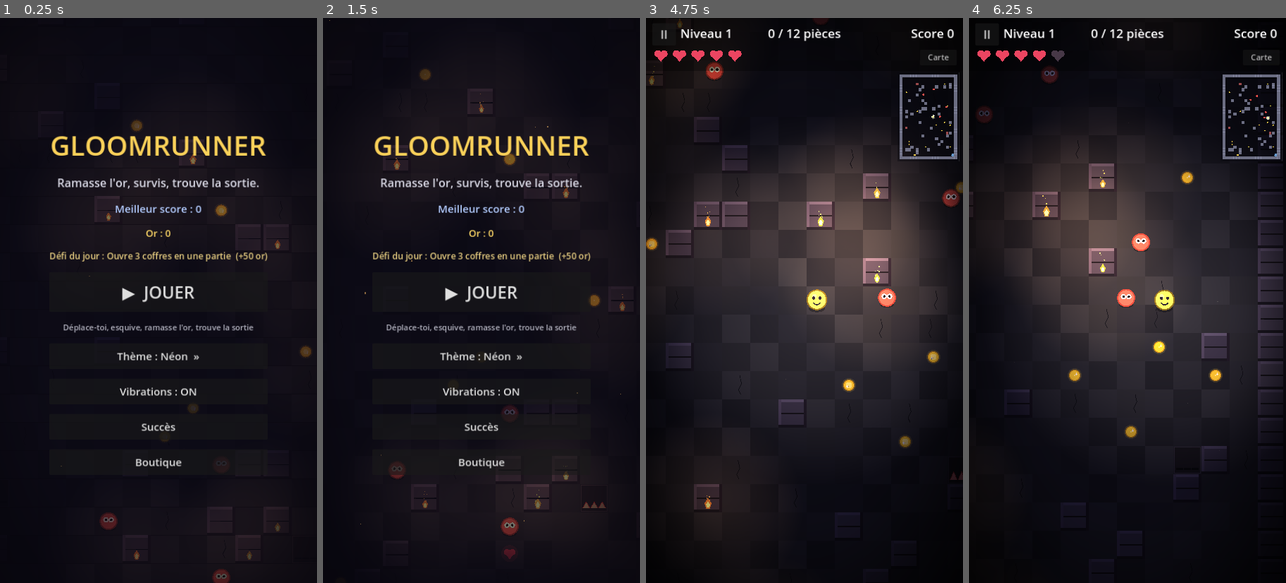
Above: before the commit, frames 1-4 (left to right).
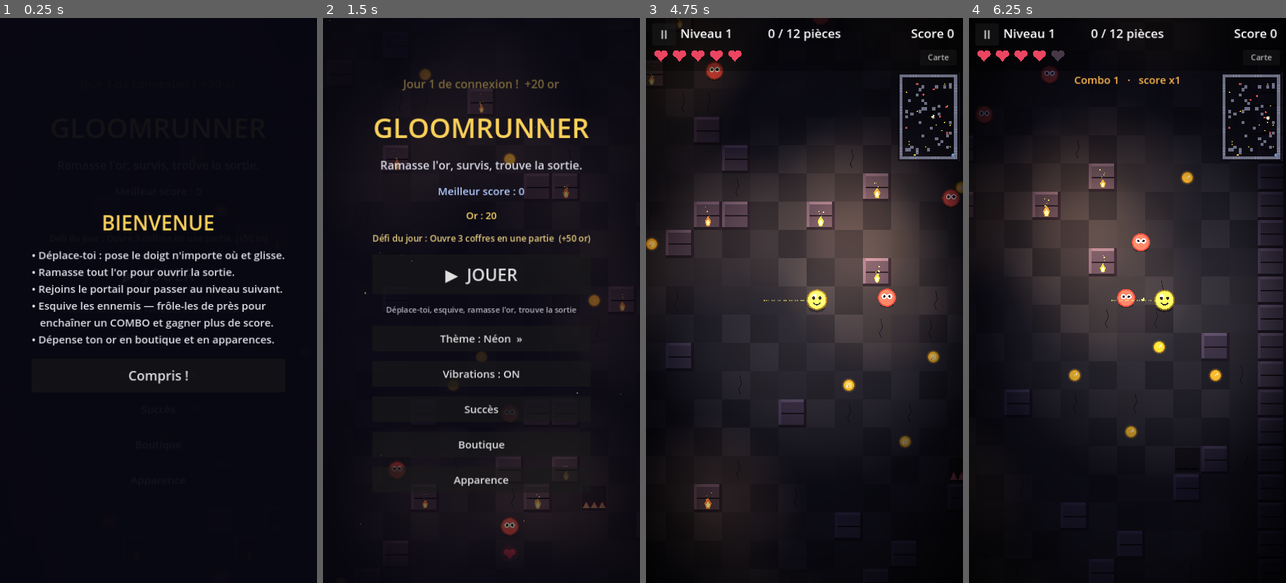
Above: after the commit, the same moments.

Repository: keerigan/godot-dungeon
Game: Godot game, scene res://scenes/Main.tscn
Same seed, same stepped clock (60 frames per second), same inputs: the game is played once before the commit and once after it.
Inputs (mouse positions are in pixels of both pictures, inside the frame that each line leads up to):
- Up to frame 1 (0.25 s): no input
- Up to frame 2 (1.5 s): click (481, 481) at 0.5 s, where only the run after the commit has a clickable "Apparence"; click (481, 373) at 1.25 s, where only the run after the commit has a clickable "Compris !"
- Up to frame 3 (4.75 s): click "▶ JOUER" at 2 s; click "II" at 2.75 s; click "Recommencer" at 3.5 s; tap Enter at 4.25 s; move the mouse to (874, 272) at 4.27 s; hold D from 4.28 s (still down); tap E at 4.35 s; click (874, 272) at 4.42 s
- Up to frame 4 (6.25 s): release D at 5 s; drag from (1064, 328) to (1282, 385) at 5.02 s; move the mouse to (1159, 176) at 5.77 s; hold D from 5.78 s (still down); tap E at 5.85 s; click (1159, 176) at 5.92 s

The runs differ from the first frame. In frame 1, 9.7% of the frame differs, in the area x 10-99%, y 18-100%; in frame 2, 7.8%; in frame 3, less than 0.1%; in frame 4, 0.2%.

Commit message:
Rétention : combo/frôlements, skins, bilan de partie, tuto + streak quotidien
Quatre ajouts pour attirer/garder le joueur :

- Combo / frôlements : esquiver un ennemi de justesse (sans se faire toucher)
  enchaîne un combo qui multiplie la valeur des pièces (jusqu'à x5). Indicateur
  de combo dans le HUD, remis à zéro en cas de dégât ou après 6 s sans frôlement.
- Apparences (skins) de la lueur, achetées avec l'or, avec traînée assortie ;
  menu « Apparence » sur l'écran-titre, choix persisté.
- Bilan de fin de partie enrichi (pièces ramassées, frôlements, ennemis,
  coffres, record battu).
- Tutoriel au premier lancement + récompense de connexion quotidienne (streak
  15..50 or selon les jours consécutifs).

Validé : import + rendu des 4 écrans (combo, bilan, apparence, tuto) vérifiés
au rendu réel (xvfb + OpenGL).

Co-Authored-By: Claude Opus 4.8 <noreply@anthropic.com>
Claude-Session: https://claude.ai/code/session_01WATrZWmuEbz921xMfBvaBQ

Diff:
--- a/scripts/Game.gd
+++ b/scripts/Game.gd
@@ -149,6 +149,37 @@
 var daily_done_key := ""             ## Clé du jour où le défi a été réussi
 var _run_kills := 0                  ## Ennemis éliminés dans la partie en cours
 var _run_chests := 0                 ## Coffres ouverts dans la partie en cours
+var _run_grazes := 0                 ## Frôlements réussis dans la partie en cours
+var _run_coins_collected := 0        ## Pièces ramassées dans la partie en cours
+
+# Combo / frôlements
+var _combo := 0                      ## Nombre de frôlements enchaînés
+var _combo_tier := 1                 ## Palier de multiplicateur atteint
+var _combo_timer := 0.0              ## Temps avant expiration du combo
+
+# Skins (apparence de la lueur, achetés avec l'or)
+const SKINS: Array = [
+	{"id": "or", "name": "Lueur dorée", "price": 0,
+	 "body": Color(0.95, 0.85, 0.30), "rim": Color(0.35, 0.30, 0.10), "trail": Color(1.0, 0.8, 0.35)},
+	{"id": "cyan", "name": "Lueur cyan", "price": 120,
+	 "body": Color(0.55, 0.9, 1.0), "rim": Color(0.12, 0.32, 0.42), "trail": Color(0.4, 0.85, 1.0)},
+	{"id": "violet", "name": "Lueur violette", "price": 180,
+	 "body": Color(0.74, 0.56, 1.0), "rim": Color(0.26, 0.16, 0.42), "trail": Color(0.66, 0.46, 1.0)},
+	{"id": "emeraude", "name": "Lueur émeraude", "price": 240,
+	 "body": Color(0.46, 0.95, 0.62), "rim": Color(0.12, 0.36, 0.22), "trail": Color(0.42, 0.95, 0.62)},
+	{"id": "rose", "name": "Lueur rose", "price": 320,
+	 "body": Color(1.0, 0.56, 0.82), "rim": Color(0.4, 0.16, 0.3), "trail": Color(1.0, 0.5, 0.8)},
+	{"id": "spectre", "name": "Spectre", "price": 500,
+	 "body": Color(0.95, 0.97, 1.0), "rim": Color(0.42, 0.47, 0.57), "trail": Color(0.9, 0.95, 1.0)},
+]
+var owned_skins: Dictionary = {"or": true}   ## Skins débloqués
+var current_skin := "or"                      ## Skin sélectionné
+var _player_trail: CPUParticles2D             ## Traînée du héros (couleur du skin)
+
+# Connexion quotidienne
+var login_streak := 0                ## Jours de connexion consécutifs
+var last_login_day := 0              ## Numéro de jour de la dernière connexion
+var seen_tuto := false               ## Tutoriel du premier lancement déjà vu ?
 
 # Éclairage / ambiance
 var _light_tex: GradientTexture2D
@@ -186,6 +217,7 @@
 var score_label: Label
 var hearts: HeartsBar
 var minimap: Minimap
+var combo_label: Label
 var flash_label: Label
 var title_root: Control
 var title_best: Label
@@ -199,6 +231,10 @@
 var shop_root: Control
 var _shop_list: VBoxContainer
 var _shop_gold_label: Label
+var skins_root: Control
+var _skins_list: VBoxContainer
+var _skins_gold_label: Label
+var tutorial_root: Control
 var title_gold: Label
 var _ach_list: VBoxContainer
 var _toast_label: Label
@@ -220,6 +256,7 @@
 
 	_build_ui()
 	_create_player()
+	_apply_skin()
 	Sfx.play_music()
 
 	state = State.TITLE
@@ -228,6 +265,10 @@
 	build_level()
 	title_root.visible = true
 	hud_root.visible = false
+
+	_check_login_streak()
+	if not seen_tuto:
+		tutorial_root.visible = true
 
 
 func _unhandled_input(event: InputEvent) -> void:
@@ -277,7 +318,29 @@
 					add_shake(7.0)
 					_vibrate(120)
 					_damage_free_level = false
+					_reset_combo()
 				break
+
+	# Frôlements (combo) : un ennemi qui entre puis ressort de la zone proche
+	# sans toucher le joueur rapporte un combo (multiplicateur de score).
+	if player.invuln <= 0.0:
+		for e in enemies:
+			if not is_instance_valid(e) or e.frozen:
+				continue
+			var d := player.global_position.distance_to(e.global_position)
+			var graze_r := Player.RADIUS + e.radius + 18.0
+			var hit_r := Player.RADIUS + e.radius - 4.0
+			var was_near: bool = e.get_meta("grz", false)
+			if d <= graze_r and d > hit_r:
+				e.set_meta("grz", true)
+			elif was_near and d > graze_r:
+				e.set_meta("grz", false)
+				_register_graze((player.global_position + e.global_position) * 0.5)
+	# Expiration du combo si plus de frôlement depuis un moment
+	if _combo > 0:
+		_combo_timer -= delta
+		if _combo_timer <= 0.0:
+			_reset_combo()
 
 	# Pièges dangereux -> blessent le joueur ET les ennemis
 	for t in traps:
@@ -291,6 +354,7 @@
 				add_shake(6.0)
 				_vibrate(120)
 				_damage_free_level = false
+				_reset_combo()
 		var survivors: Array[Enemy] = []
 		for e in enemies:
 			if not is_instance_valid(e):
@@ -330,6 +394,10 @@
 	_refresh_item_button()
 	_run_kills = 0
 	_run_chests = 0
+	_run_grazes = 0
+	_run_coins_collected = 0
+	_reset_combo()
+	_apply_skin()
 	player.visible = true
 	build_level()
 
@@ -493,10 +561,14 @@
 		if is_instance_valid(e):
 			e.target = null
 	_vibrate(300)
-	if player.coins > best_score:
-		best_score = player.coins
+	_reset_combo()
 	var run := player.coins
-	gameover_score.text = "Score : %d   ·   Niveau %d\nMeilleur : %d\n+%d or en banque" % [run, level, best_score, run]
+	var new_best := run > best_score
+	if new_best:
+		best_score = run
+	var best_line := "Nouveau record !  %d" % best_score if new_best else "Meilleur : %d" % best_score
+	gameover_score.text = "Score : %d   ·   Niveau %d\n%s\nPièces ramassées : %d   ·   Frôlements : %d\nEnnemis éliminés : %d   ·   Coffres : %d\n+%d or en banque" % [
+		run, level, best_line, _run_coins_collected, _run_grazes, _run_kills, _run_chests, run]
 	_bank_run()
 	gameover_root.visible = true
 
@@ -504,6 +576,11 @@
 func _on_coin_collected(pos: Vector2) -> void:
 	Sfx.play(Sfx.coin)
 	player.add_coin()
+	# Bonus de combo : le multiplicateur augmente la valeur des pièces
+	var mult := _combo_mult()
+	if mult > 1:
+		player.coins += mult - 1
+	_run_coins_collected += 1
 	_stat_add("coins", 1)
 	coins_left -= 1
 	_burst(pos, Color(1.0, 0.85, 0.3), 8, 150.0, 0.4)
@@ -512,6 +589,46 @@
 	_check_daily()
 	if coins_left <= 0:
 		_open_exit()
+
+
+# ---------------------------------------------------------------------------
+# Combo / frôlements
+# ---------------------------------------------------------------------------
+
+func _combo_mult() -> int:
+	return clampi(1 + _combo / 4, 1, 5)
+
+
+func _register_graze(pos: Vector2) -> void:
+	_combo += 1
+	_run_grazes += 1
+	_combo_timer = 6.0
+	_stat_add("grazes", 1)
+	_burst(pos, player.trail_color, 5, 90.0, 0.28)
+	var tier := _combo_mult()
+	if tier > _combo_tier:
+		_combo_tier = tier
+		_flash("Combo  x%d" % tier)
+		Sfx.play(Sfx.powerup)
+		_vibrate(25)
+	_update_combo_label()
+
+
+func _reset_combo() -> void:
+	_combo = 0
+	_combo_tier = 1
+	_combo_timer = 0.0
+	_update_combo_label()
+
+
+func _update_combo_label() -> void:
+	if combo_label == null:
+		return
+	if _combo <= 0:
+		combo_label.visible = false
+	else:
+		combo_label.visible = true
+		combo_label.text = "Combo %d   ·   score x%d" % [_combo, _combo_mult()]
 
 
 func _on_powerup(kind: int) -> void:
@@ -925,6 +1042,21 @@
 	player.coins_changed.connect(func(_c): _update_hud())
 	add_child(player)
 
+	# Traînée du héros (couleur selon le skin)
+	_player_trail = CPUParticles2D.new()
+	_player_trail.amount = 20
+	_player_trail.lifetime = 0.5
+	_player_trail.local_coords = false   # les particules restent dans le monde -> traînée
+	_player_trail.emitting = true
+	_player_trail.spread = 6.0
+	_player_trail.gravity = Vector2.ZERO
+	_player_trail.initial_velocity_min = 0.0
+	_player_trail.initial_velocity_max = 0.0
+	_player_trail.scale_amount_min = 2.5
+	_player_trail.scale_amount_max = 4.5
+	_player_trail.z_index = 2
+	player.add_child(_player_trail)
+
 	_player_light = PointLight2D.new()
 	_player_light.texture = _light_tex
 	_player_light.texture_scale = 3.3
@@ -1156,6 +1288,17 @@
 	map_toggle.pressed.connect(func() -> void: minimap.visible = not minimap.visible)
 	hud_root.add_child(map_toggle)
 
+	# Indicateur de combo (frôlements) : visible seulement pendant un combo
+	combo_label = Label.new()
+	combo_label.horizontal_alignment = HORIZONTAL_ALIGNMENT_CENTER
+	combo_label.add_theme_font_size_override("font_size", 24)
+	combo_label.add_theme_color_override("font_color", Color(1.0, 0.72, 0.3))
+	combo_label.size = Vector2(720, 34)
+	combo_label.position = Vector2(0, 122)
+	combo_label.mouse_filter = Control.MOUSE_FILTER_IGNORE
+	combo_label.visible = false
+	hud_root.add_child(combo_label)
+
 	flash_label = Label.new()
 	flash_label.add_theme_font_size_override("font_size", 54)
 	flash_label.horizontal_alignment = HORIZONTAL_ALIGNMENT_CENTER
@@ -1193,6 +1336,8 @@
 	_build_achievements_ui()
 	_build_pause_ui()
 	_build_shop_ui()
+	_build_skins_ui()
+	_build_tutorial_ui()
 
 
 func _build_vignette() -> void:
@@ -1346,6 +1491,14 @@
 	shop_btn.pressed.connect(_open_shop)
 	box.add_child(shop_btn)
 
+	var skins_btn := Button.new()
+	skins_btn.text = "Apparence"
+	skins_btn.add_theme_font_size_override("font_size", 24)
+	skins_btn.custom_minimum_size = Vector2(300, 58)
+	skins_btn.focus_mode = Control.FOCUS_NONE
+	skins_btn.pressed.connect(_open_skins)
+	box.add_child(skins_btn)
+
 	_refresh_best_labels()
 
 
@@ -1500,6 +1653,203 @@
 	shop_root.visible = true
 
 
+# ---------------------------------------------------------------------------
+# Apparence (skins de la lueur)
+# ---------------------------------------------------------------------------
+
+func _skin_by_id(id: String) -> Dictionary:
+	for s in SKINS:
+		if s["id"] == id:
+			return s
+	return SKINS[0]
+
+
+func _apply_skin() -> void:
+	var s := _skin_by_id(current_skin)
+	if player != null:
+		player.body_color = s["body"]
+		player.rim_color = s["rim"]
+		player.trail_color = s["trail"]
+		player.queue_redraw()
+	if _player_trail != null:
+		var t: Color = s["trail"]
+		_player_trail.color = Color(t.r, t.g, t.b, 0.45)
+
+
+func _build_skins_ui() -> void:
+	skins_root = Control.new()
+	skins_root.set_anchors_preset(Control.PRESET_FULL_RECT)
+	skins_root.mouse_filter = Control.MOUSE_FILTER_STOP
+	skins_root.visible = false
+	ui_layer.add_child(skins_root)
+
+	var dim := ColorRect.new()
+	dim.color = Color(0.03, 0.03, 0.07, 0.92)
+	dim.set_anchors_preset(Control.PRESET_FULL_RECT)
+	skins_root.add_child(dim)
+
+	var center := CenterContainer.new()
+	center.set_anchors_preset(Control.PRESET_FULL_RECT)
+	skins_root.add_child(center)
+
+	var box := VBoxContainer.new()
+	box.alignment = BoxContainer.ALIGNMENT_CENTER
+	box.add_theme_constant_override("separation", 16)
+	center.add_child(box)
+
+	var title := Label.new()
+	title.text = "APPARENCE"
+	title.horizontal_alignment = HORIZONTAL_ALIGNMENT_CENTER
+	title.add_theme_font_size_override("font_size", 48)
+	title.add_theme_color_override("font_color", Color(0.98, 0.82, 0.35))
+	box.add_child(title)
+
+	_skins_gold_label = Label.new()
+	_skins_gold_label.horizontal_alignment = HORIZONTAL_ALIGNMENT_CENTER
+	_skins_gold_label.add_theme_font_size_override("font_size", 26)
+	_skins_gold_label.add_theme_color_override("font_color", Color(1.0, 0.85, 0.4))
+	box.add_child(_skins_gold_label)
+
+	_skins_list = VBoxContainer.new()
+	_skins_list.add_theme_constant_override("separation", 10)
+	box.add_child(_skins_list)
+
+	var close := Button.new()
+	close.text = "  Fermer  "
+	close.add_theme_font_size_override("font_size", 28)
+	close.custom_minimum_size = Vector2(220, 64)
+	close.focus_mode = Control.FOCUS_NONE
+	close.pressed.connect(func(): skins_root.visible = false)
+	box.add_child(close)
+
+
+func _open_skins() -> void:
+	_skins_gold_label.text = "Or : %d" % gold
+	for c in _skins_list.get_children():
+		c.queue_free()
+	for s in SKINS:
+		var id: String = s["id"]
+		var owned: bool = owned_skins.has(id)
+		var selected: bool = current_skin == id
+		var price: int = int(s["price"])
+		var b := Button.new()
+		var suffix := ""
+		if selected:
+			suffix = "   —   SÉLECTIONNÉ"
+		elif owned:
+			suffix = "   —   Choisir"
+		else:
+			suffix = "   —   %d or" % price
+		b.text = s["name"] + suffix
+		b.add_theme_font_size_override("font_size", 22)
+		b.custom_minimum_size = Vector2(460, 62)
+		b.focus_mode = Control.FOCUS_NONE
+		b.add_theme_color_override("font_color", s["body"])
+		b.disabled = selected or (not owned and gold < price)
+		b.pressed.connect(_skin_action.bind(id))
+		_skins_list.add_child(b)
+	skins_root.visible = true
+
+
+func _skin_action(id: String) -> void:
+	var s := _skin_by_id(id)
+	if owned_skins.has(id):
+		current_skin = id
+	else:
+		if gold < int(s["price"]):
+			return
+		gold -= int(s["price"])
+		owned_skins[id] = true
+		current_skin = id
+		Sfx.play(Sfx.powerup)
+	_vibrate(30)
+	_apply_skin()
+	_save_prefs()
+	_open_skins()
+
+
+# ---------------------------------------------------------------------------
+# Tutoriel (premier lancement) & connexion quotidienne
+# ---------------------------------------------------------------------------
+
+func _build_tutorial_ui() -> void:
+	tutorial_root = Control.new()
+	tutorial_root.set_anchors_preset(Control.PRESET_FULL_RECT)
+	tutorial_root.mouse_filter = Control.MOUSE_FILTER_STOP
+	tutorial_root.visible = false
+	ui_layer.add_child(tutorial_root)
+
+	var dim := ColorRect.new()
+	dim.color = Color(0.03, 0.03, 0.07, 0.95)
+	dim.set_anchors_preset(Control.PRESET_FULL_RECT)
+	tutorial_root.add_child(dim)
+
+	var center := CenterContainer.new()
+	center.set_anchors_preset(Control.PRESET_FULL_RECT)
+	tutorial_root.add_child(center)
+
+	var box := VBoxContainer.new()
+	box.alignment = BoxContainer.ALIGNMENT_CENTER
+	box.add_theme_constant_override("separation", 22)
+	center.add_child(box)
+
+	var title := Label.new()
+	title.text = "BIENVENUE"
+	title.horizontal_alignment = HORIZONTAL_ALIGNMENT_CENTER
+	title.add_theme_font_size_override("font_size", 46)
+	title.add_theme_color_override("font_color", Color(0.98, 0.82, 0.35))
+	box.add_child(title)
+
+	var body := Label.new()
+	body.text = "• Déplace-toi : pose le doigt n'importe où et glisse.\n" \
+		+ "• Ramasse tout l'or pour ouvrir la sortie.\n" \
+		+ "• Rejoins le portail pour passer au niveau suivant.\n" \
+		+ "• Esquive les ennemis — frôle-les de près pour\n" \
+		+ "   enchaîner un COMBO et gagner plus de score.\n" \
+		+ "• Dépense ton or en boutique et en apparences."
+	body.horizontal_alignment = HORIZONTAL_ALIGNMENT_LEFT
+	body.add_theme_font_size_override("font_size", 24)
+	body.add_theme_color_override("font_color", Color(0.88, 0.88, 0.92))
+	box.add_child(body)
+
+	var ok := Button.new()
+	ok.text = "  Compris !  "
+	ok.add_theme_font_size_override("font_size", 30)
+	ok.custom_minimum_size = Vector2(280, 76)
+	ok.focus_mode = Control.FOCUS_NONE
+	ok.pressed.connect(_close_tutorial)
+	box.add_child(ok)
+
+
+func _close_tutorial() -> void:
+	tutorial_root.visible = false
+	seen_tuto = true
+	_save_prefs()
+
+
+func _day_number() -> int:
+	var d := Time.get_date_dict_from_system()
+	var unix := Time.get_unix_time_from_datetime_dict({
+		"year": d.year, "month": d.month, "day": d.day,
+		"hour": 0, "minute": 0, "second": 0})
+	return int(unix / 86400)
+
+
+func _check_login_streak() -> void:
+	var today := _day_number()
+	if last_login_day == today:
+		return   # déjà connecté aujourd'hui
+	if last_login_day == today - 1:
+		login_streak += 1
+	else:
+		login_streak = 1
+	last_login_day = today
+	var reward := 15 + 5 * mini(login_streak, 7)   # 20..50 or
+	gold += reward
+	_save_prefs()
+	_queue_toast("Jour %d de connexion !  +%d or" % [login_streak, reward])
+
+
 func _build_pause_ui() -> void:
 	pause_root = Control.new()
 	pause_root.set_anchors_preset(Control.PRESET_FULL_RECT)
@@ -1750,6 +2100,15 @@
 		up_shield = bool(cfg.get_value("shop", "shield", false))
 		up_lucky = bool(cfg.get_value("shop", "lucky", false))
 		daily_done_key = str(cfg.get_value("daily", "done_key", ""))
+		owned_skins = {"or": true}
+		for id in cfg.get_value("skins", "owned", ["or"]):
+			owned_skins[id] = true
+		current_skin = str(cfg.get_value("skins", "current", "or"))
+		if not owned_skins.has(current_skin):
+			current_skin = "or"
+		login_streak = int(cfg.get_value("daily", "streak", 0))
+		last_login_day = int(cfg.get_value("daily", "last_day", 0))
+		seen_tuto = bool(cfg.get_value("options", "seen_tuto", false))
 
 
 func _save_prefs() -> void:
@@ -1764,6 +2123,11 @@
 	cfg.set_value("shop", "shield", up_shield)
 	cfg.set_value("shop", "lucky", up_lucky)
 	cfg.set_value("daily", "done_key", daily_done_key)
+	cfg.set_value("skins", "owned", owned_skins.keys())
+	cfg.set_value("skins", "current", current_skin)
+	cfg.set_value("daily", "streak", login_streak)
+	cfg.set_value("daily", "last_day", last_login_day)
+	cfg.set_value("options", "seen_tuto", seen_tuto)
 	cfg.save(SAVE_PATH)
 	_refresh_best_labels()
 
--- a/scripts/Player.gd
+++ b/scripts/Player.gd
@@ -23,6 +23,9 @@
 var _bob := 0.0                           ## Animation de balancement
 var _blink := 0.0                         ## Temps restant d'un clignement
 var _blink_cd := 3.0                      ## Délai avant le prochain clignement
+var body_color := Color(0.95, 0.85, 0.30) ## Couleur du héros (skin)
+var rim_color := Color(0.35, 0.30, 0.10)  ## Contour du héros (skin)
+var trail_color := Color(1.0, 0.8, 0.3)   ## Couleur de la traînée (skin)
 
 func _ready() -> void:
 	collision_layer = 2   # Le joueur est sur la "couche 2"
@@ -134,10 +137,10 @@
 		return
 
 	var c := Vector2(0, sin(_bob) * 2.0)   # léger balancement
-	draw_circle(c, RADIUS, Color(0.95, 0.85, 0.30))
-	draw_arc(c, RADIUS, 0.0, TAU, 32, Color(0.35, 0.30, 0.10), 3.0)
+	draw_circle(c, RADIUS, body_color)
+	draw_arc(c, RADIUS, 0.0, TAU, 32, rim_color, 3.0)
 	# Reflet doux
-	draw_circle(c + Vector2(-6, -8), 5.0, Color(1.0, 0.96, 0.7, 0.5))
+	draw_circle(c + Vector2(-6, -8), 5.0, body_color.lightened(0.5))
 	# Yeux (fermés pendant le clignement)
 	var eye_col := Color(0.12, 0.10, 0.15)
 	if _blink > 0.0:
Not shown, changed: README.md
